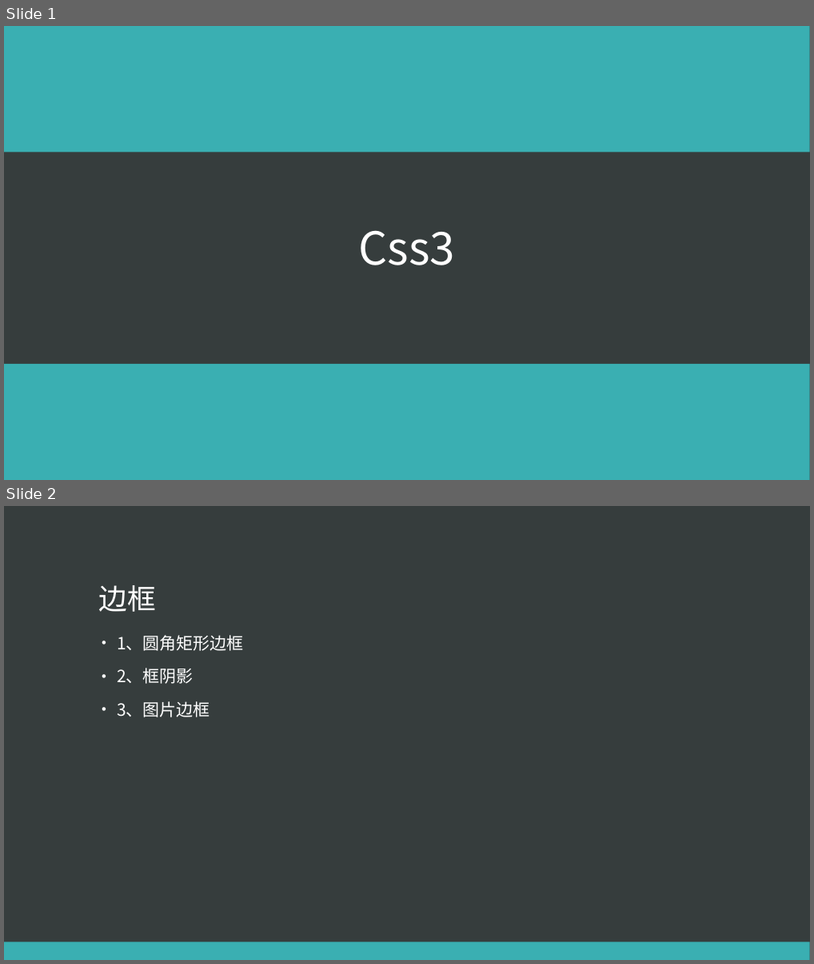
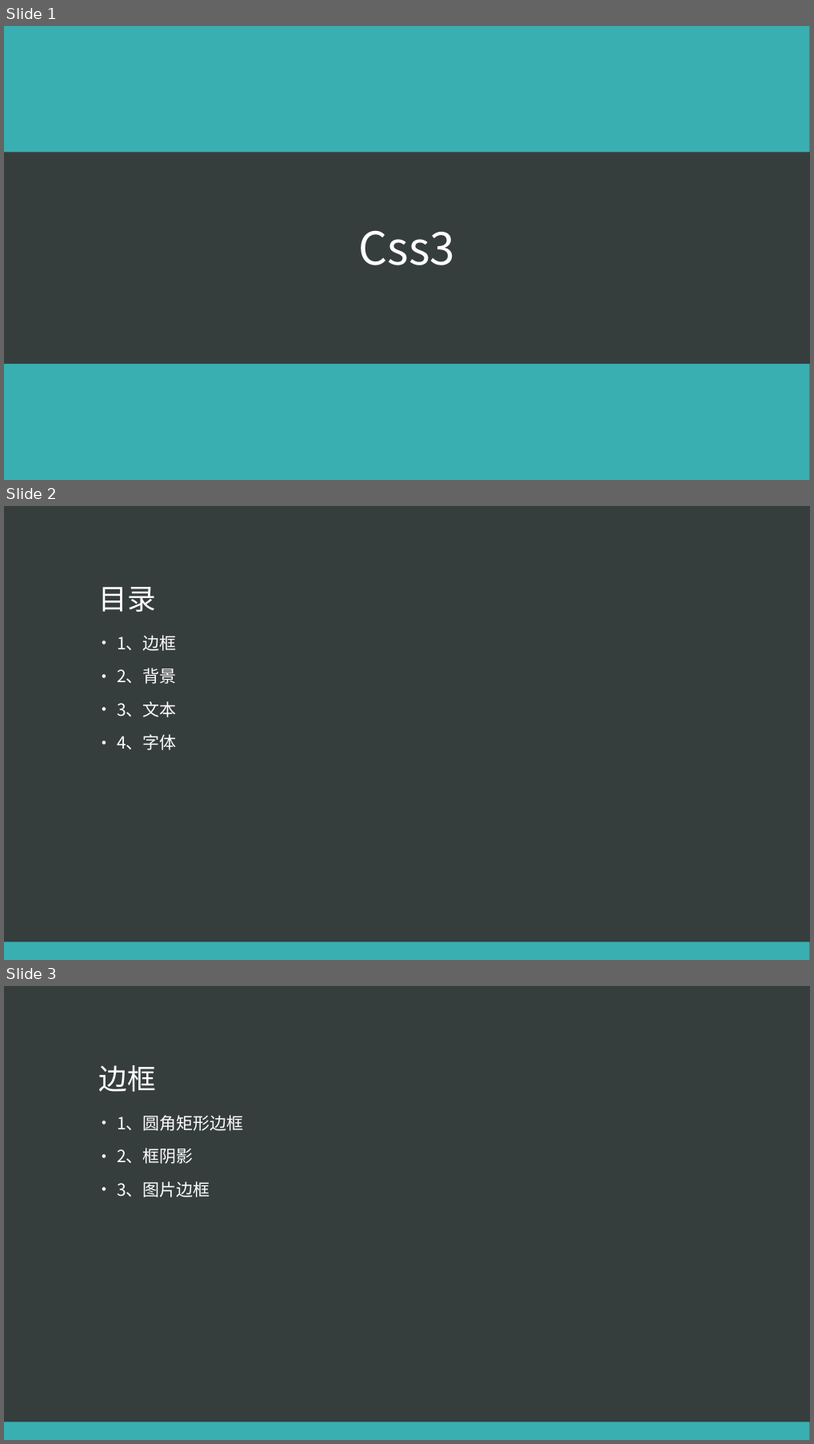
Before and after one commit to eventao/courseware, a slide deck: ppt/css3/css3.pptx. Shown one above the other, each under a label of ours: slides 1 and 2 before the commit, slides 1, 2 and 3 after it. The pictures are 814x964 and 814x1444 pixels, drawn with LibreOffice and Linux fonts; fonts in the diff are those of the drawing. Boxes give left, top, right and bottom in pixels: in the first picture for what was removed or moved away, otherwise in the second. Text is boxed around its words. In the diff, an @@ line names an element or a change of style, - is before the commit and + after.

```diff
--- a/ppt/css3/css3.pptx
+++ b/ppt/css3/css3.pptx
@@ slide 2 added at [4,506,810,960], background #363D3D; not listed: 1 template element that a slide beside it also shows @@
@@ title added at [98,587,155,612], 34 pt, text #FFFFFF @@
+目录
@@ text added at [117,635,177,750], 20 pt, text #FFFFFF @@
+• 1、边框
+• 2、背景
+• 3、文本
+• 4、字体
@@ what was slide 2 is now slide 3 @@
```
Also in this commit, not shown: 1 other slide added.
